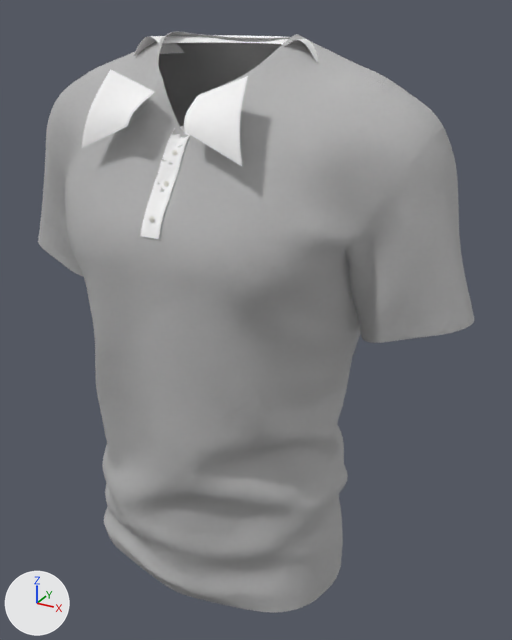
Before and after pictures for a commit that changed the glTF model SmartStock/website/public/assets/shirts/polo.glb.
Camera for both pictures: a camera (50 mm lens) standing at (0.391, -0.635, 0.283) and looking at (0.035, 0.012, -0.04). Every picture has the same lights, and +X, +Y and +Z are marked at lower left. The older version comes first.

Objects in the first picture: 'Button placket', 'Folded polo collar', 'Pointed collar leaf', 'Pointed collar leaf.001', 'T_Shirt_male'.
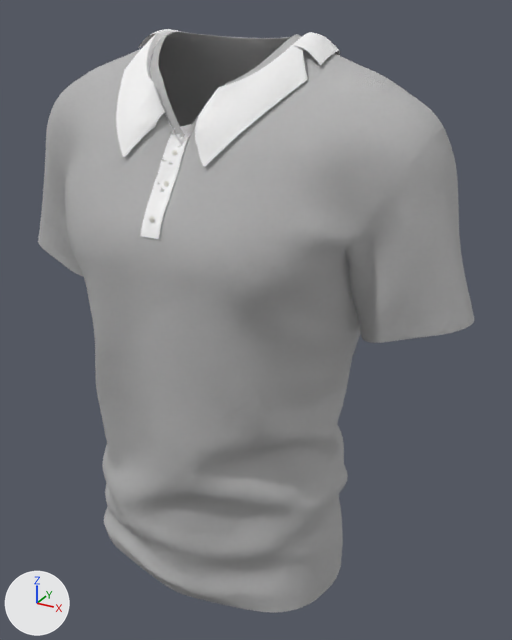
What differs and where, as boxes [x1, y1, x2, y2] in the pictures (512 x 640 px):
'Attached folded collar point.001', added: after [195, 45, 308, 167]
'Pointed collar leaf.001', deleted: before [184, 76, 248, 166]
'Attached folded collar point', added: after [116, 35, 164, 157]
'Pointed collar leaf', deleted: before [82, 69, 154, 148]
'Stitched folded polo collar', added: after [138, 29, 340, 145]
'Folded polo collar', deleted: before [134, 35, 319, 62]

Edits to the bpy script that builds the scene:
```text
Add me_attached_folded_collar_point_001:
    me_attached_folded_collar_point_001.from_pydata(...)  # 429 vertices, 768 faces; spans x 0.022..0.105, y -0.1014..0.0116, z 0.1543..0.2592
    me_attached_folded_collar_point_001.materials.append(mat_polo_fabric)
Add me_attached_folded_collar_point:
    me_attached_folded_collar_point.from_pydata(...)  # 429 vertices, 768 faces; spans x -0.105..-0.0191, y -0.1015..0.0108, z 0.1543..0.2596
    me_attached_folded_collar_point.materials.append(mat_polo_fabric)
Add me_stitched_folded_polo_collar:
    me_stitched_folded_polo_collar.from_pydata(...)  # 516 vertices, 848 faces; spans x -0.111..0.113, y -0.072..0.097, z 0.162..0.263
    me_stitched_folded_polo_collar.materials.append(mat_polo_fabric)
Remove ob_folded_polo_collar:
    ob_folded_polo_collar = bpy.data.objects.new('Folded polo collar', me_folded_polo_collar)
    ob_folded_polo_collar.location = (0.0, 0.0, 0.0)
Remove ob_pointed_collar_leaf:
    ob_pointed_collar_leaf = bpy.data.objects.new('Pointed collar leaf', me_pointed_collar_leaf)
    ob_pointed_collar_leaf.location = (0.0, 0.0, 0.0)
Remove ob_pointed_collar_leaf_001:
    ob_pointed_collar_leaf_001 = bpy.data.objects.new('Pointed collar leaf.001', me_pointed_collar_leaf_001)
    ob_pointed_collar_leaf_001.location = (0.0, 0.0, 0.0)
Add ob_attached_folded_collar_point_001:
    ob_attached_folded_collar_point_001 = bpy.data.objects.new('Attached folded collar point.001', me_attached_folded_collar_point_001)
    ob_attached_folded_collar_point_001.location = (0.0, 0.0, 0.0)
Add ob_attached_folded_collar_point:
    ob_attached_folded_collar_point = bpy.data.objects.new('Attached folded collar point', me_attached_folded_collar_point)
    ob_attached_folded_collar_point.location = (0.0, 0.0, 0.0)
Add ob_stitched_folded_polo_collar:
    ob_stitched_folded_polo_collar = bpy.data.objects.new('Stitched folded polo collar', me_stitched_folded_polo_collar)
    ob_stitched_folded_polo_collar.location = (0.0, 0.0, 0.0)
```
